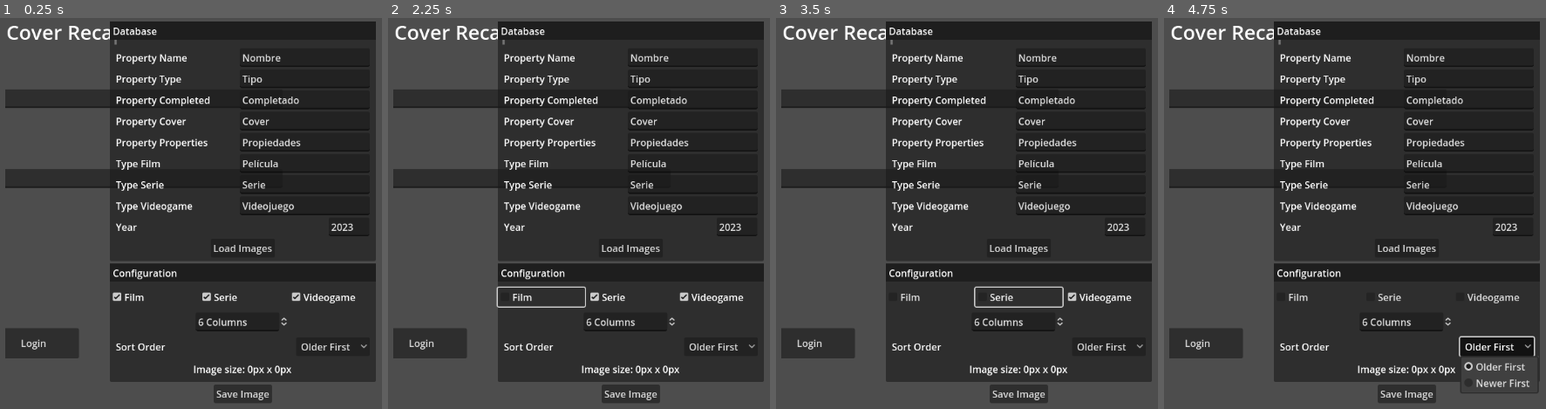
Above: before the commit, frames 1-4 (left to right).
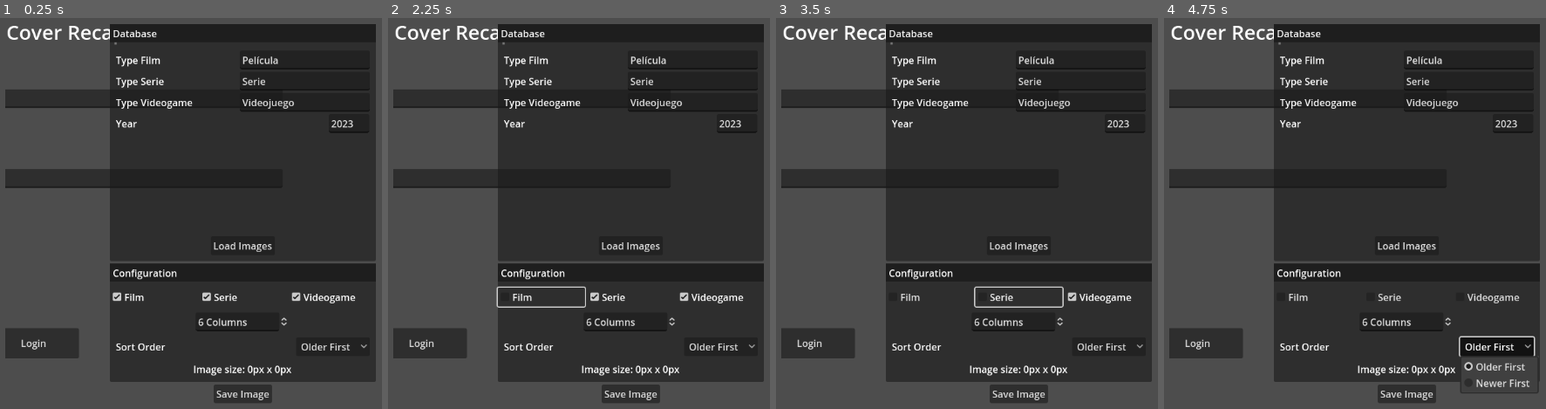
Above: after the commit, the same moments.

Repository: christt105/MediaCoverRecap
Game: Godot game, scene res://Main.tscn
Two runs of this game, one before a commit and one after it. Both use one fixed random seed, a clock stepped at 60 frames per second and the inputs below.
Inputs (mouse positions are in pixels of both pictures, inside the frame that each line leads up to):
- Up to frame 1 (0.25 s): no input
- Up to frame 2 (2.25 s): click (422, 100) at 0.52 s; type "12" at 0.6 s; click "Login" at 1.25 s; click "Film" at 2 s
- Up to frame 3 (3.5 s): click "Serie" at 2.75 s
- Up to frame 4 (4.75 s): click "Videogame" at 3.5 s; click "Older First" at 4.25 s

The runs differ from the first frame. In frame 1, 4.5% of the frame differs, in the area x 28-99%, y 0-61%; in frame 2, 4.5%; in frame 3, 4.5%; in frame 4, 4.5%.

Commit message:
Load Notion as id

Diff:
--- a/MediaCoverRecap/MediaCoverRecap/MediaCoverRecap.tscn
+++ b/MediaCoverRecap/MediaCoverRecap/MediaCoverRecap.tscn
@@ -119,6 +119,7 @@
 layout_mode = 2
 
 [node name="PropertyName" type="HBoxContainer" parent="HBoxContainer/MarginContainer2/VBoxContainer/Database/DatabaseSection/MarginContainer/VBoxContainer"]
+visible = false
 layout_mode = 2
 
 [node name="Label" type="Label" parent="HBoxContainer/MarginContainer2/VBoxContainer/Database/DatabaseSection/MarginContainer/VBoxContainer/PropertyName"]
@@ -131,6 +132,7 @@
 layout_mode = 2
 
 [node name="PropertyType" type="HBoxContainer" parent="HBoxContainer/MarginContainer2/VBoxContainer/Database/DatabaseSection/MarginContainer/VBoxContainer"]
+visible = false
 layout_mode = 2
 
 [node name="Label" type="Label" parent="HBoxContainer/MarginContainer2/VBoxContainer/Database/DatabaseSection/MarginContainer/VBoxContainer/PropertyType"]
@@ -143,6 +145,7 @@
 layout_mode = 2
 
 [node name="PropertyCompleted" type="HBoxContainer" parent="HBoxContainer/MarginContainer2/VBoxContainer/Database/DatabaseSection/MarginContainer/VBoxContainer"]
+visible = false
 layout_mode = 2
 
 [node name="Label" type="Label" parent="HBoxContainer/MarginContainer2/VBoxContainer/Database/DatabaseSection/MarginContainer/VBoxContainer/PropertyCompleted"]
@@ -155,6 +158,7 @@
 layout_mode = 2
 
 [node name="PropertyCover" type="HBoxContainer" parent="HBoxContainer/MarginContainer2/VBoxContainer/Database/DatabaseSection/MarginContainer/VBoxContainer"]
+visible = false
 layout_mode = 2
 
 [node name="Label" type="Label" parent="HBoxContainer/MarginContainer2/VBoxContainer/Database/DatabaseSection/MarginContainer/VBoxContainer/PropertyCover"]
@@ -167,6 +171,7 @@
 layout_mode = 2
 
 [node name="PropertyProperties" type="HBoxContainer" parent="HBoxContainer/MarginContainer2/VBoxContainer/Database/DatabaseSection/MarginContainer/VBoxContainer"]
+visible = false
 layout_mode = 2
 
 [node name="Label" type="Label" parent="HBoxContainer/MarginContainer2/VBoxContainer/Database/DatabaseSection/MarginContainer/VBoxContainer/PropertyProperties"]
--- a/MediaCoverRecap/Notion/NotionController.gd
+++ b/MediaCoverRecap/Notion/NotionController.gd
@@ -53,14 +53,22 @@
 	for media in response["results"]:
 		data.append(
 			Media.new(
-			media["properties"][NotionDatabaseKeys.property_name]["title"][0]["plain_text"],
-			get_file_url(media["properties"][NotionDatabaseKeys.property_cover]["files"][0]),
-			media["properties"][NotionDatabaseKeys.property_completed]["date"]["start"],
-			media["properties"][NotionDatabaseKeys.property_type]["select"]["name"],
-			get_properties(media["properties"][NotionDatabaseKeys.property_properties]["multi_select"])
+			get_property_by_id(media, NotionDatabaseKeys.property_name)["title"][0]["plain_text"],
+			get_file_url(get_property_by_id(media, NotionDatabaseKeys.property_cover)["files"][0]),
+			get_property_by_id(media, NotionDatabaseKeys.property_completed)["date"]["start"],
+			get_property_by_id(media, NotionDatabaseKeys.property_type)["select"]["name"],
+			get_properties(get_property_by_id(media, NotionDatabaseKeys.property_properties)["multi_select"])
 			))
 
 	on_completed.call(data)
+
+
+func get_property_by_id(media:Dictionary, id:String) -> Dictionary:
+	for property in media["properties"]:
+		if media["properties"][property]["id"] == id:
+			return media["properties"][property]
+
+	return {}
 
 
 func get_file_url(file: Dictionary) -> String:
--- a/MediaCoverRecap/Notion/NotionDatabaseKeys.gd
+++ b/MediaCoverRecap/Notion/NotionDatabaseKeys.gd
@@ -1,10 +1,10 @@
 class_name NotionDatabaseKeys
 
-static var property_name := "Nombre"
-static var property_type := "Tipo"
-static var property_completed := "Completado"
-static var property_cover := "Cover"
-static var property_properties := "Propiedades"
+static var property_name := "title"
+static var property_type := "%3ACH%7D"
+static var property_completed := "yQWG"
+static var property_cover := "m%40i%5B"
+static var property_properties := "cAN%5C"
 
 static var type_film := "Película"
 static var type_serie := "Serie"
